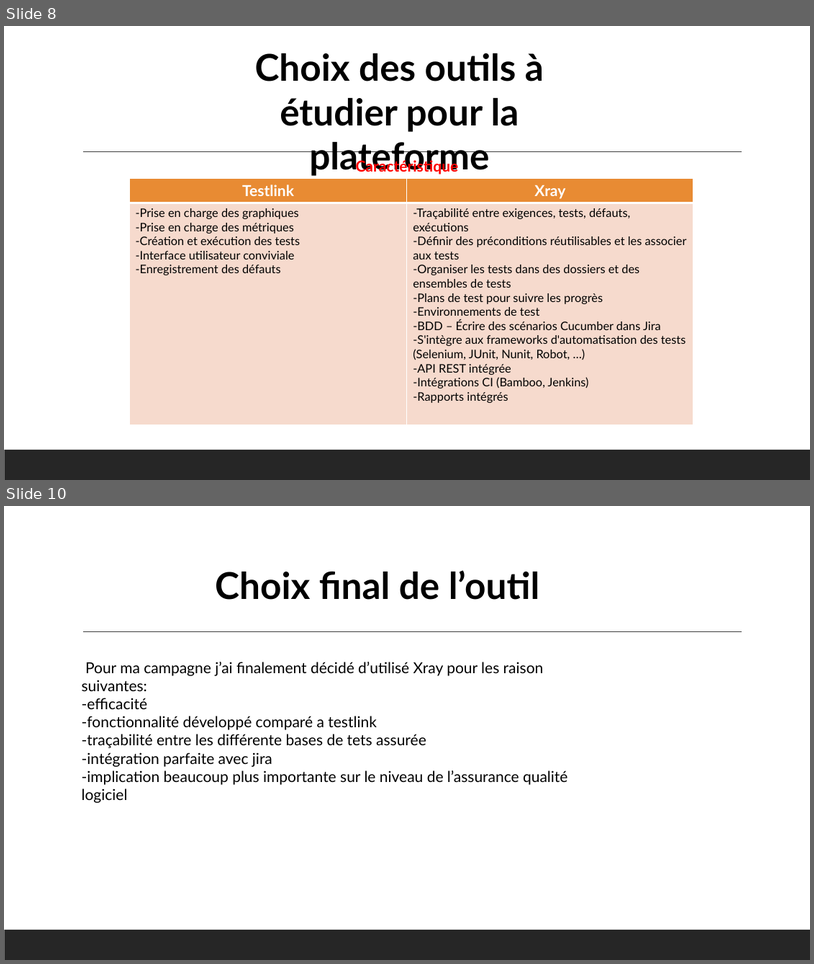
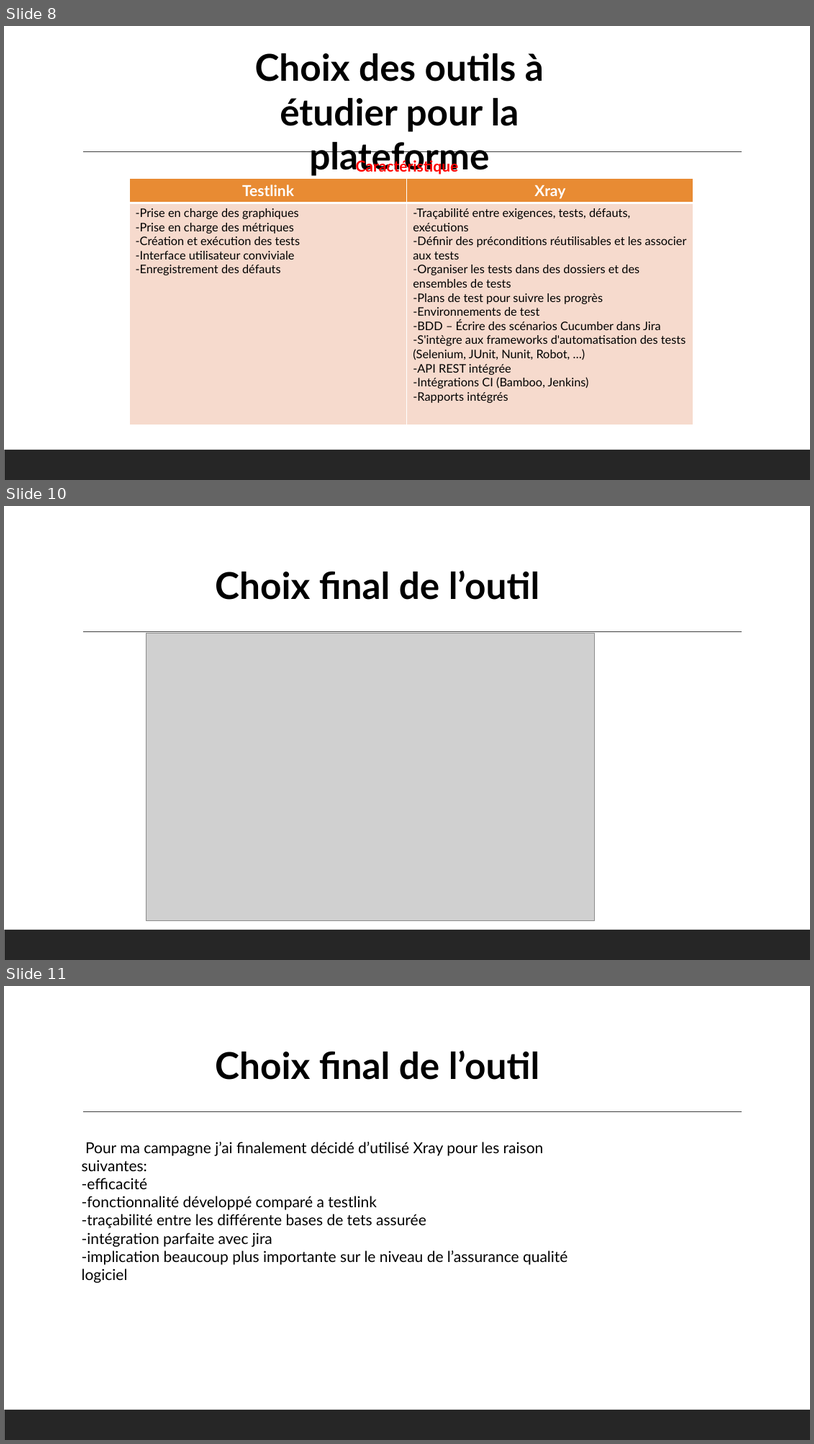
Before and after one commit to SlimBe/Talan-Slim-, a slide deck: Day 17/Activité 2.3.pptx. Shown one above the other, each under a label of ours: slides 8 and 10 before the commit, slides 8, 10 and 11 after it; the slides between them are not shown. The pictures are 814x964 and 814x1444 pixels, drawn with LibreOffice and Linux fonts; fonts in the diff are those of the drawing; grey boxes stand for pictures. Boxes give left, top, right and bottom in pixels: in the first picture for what was removed or moved away, otherwise in the second. Text is boxed around its words. In the diff, an @@ line names an element or a change of style, - is before the commit and + after.

```diff
--- a/Day 17/Activité 2.3.pptx
+++ b/Day 17/Activité 2.3.pptx
@@ slide 10 added at box(4, 506, 810, 960), background #FFFFFF; not listed: 2 template elements that a slide beside it also shows @@
@@ text added at box(215, 570, 540, 600), 44 pt, text #000000, bold @@
+Choix final de l’outil
@@ picture added at box(146, 633, 595, 921) @@
@@ what was slide 10 is now slide 11 @@
```
Also in this commit, not shown: 2 slides changed.
